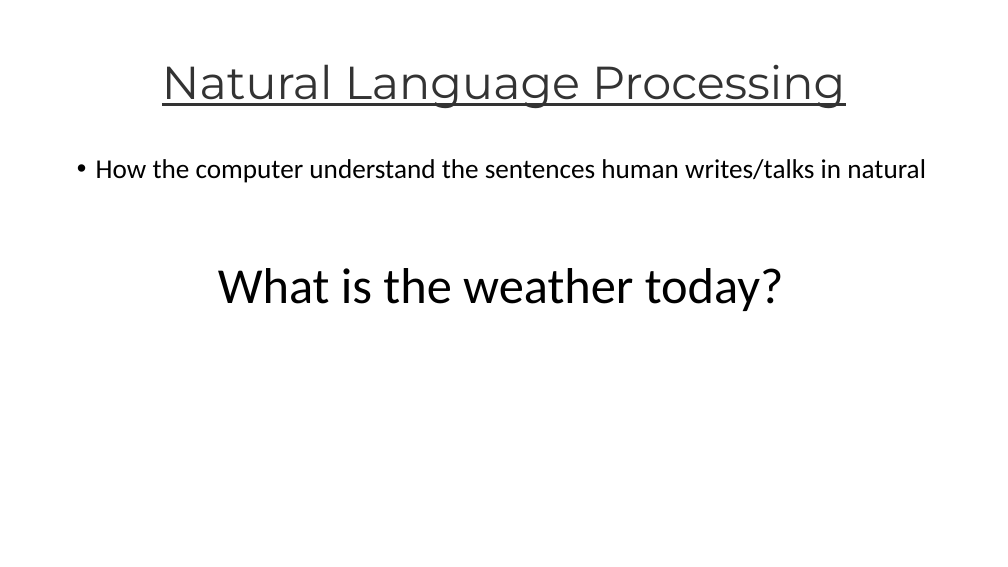
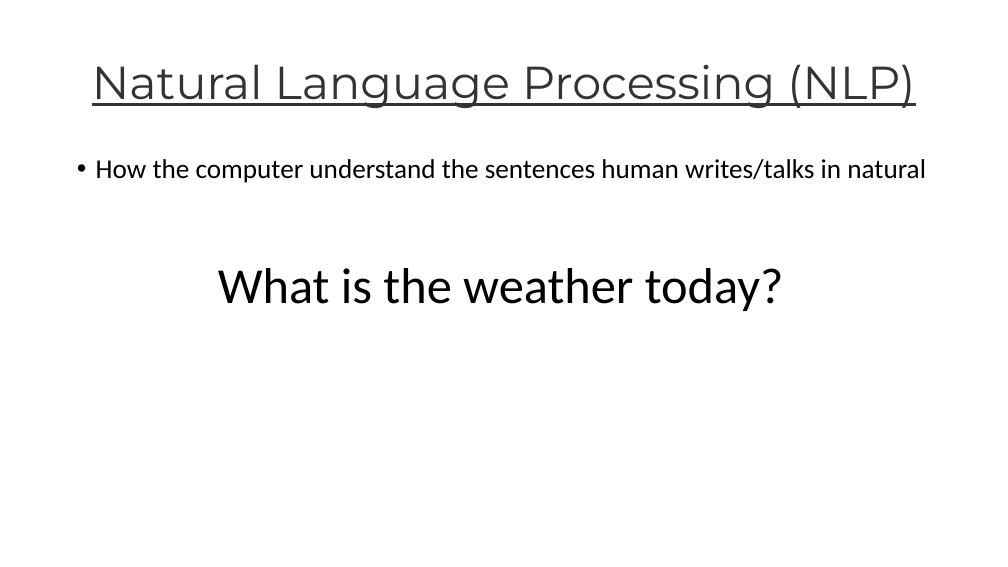
Before and after one commit to casey46ckc/Asso-yr2-FYP, a slide deck: slide 8 of fyp powerpoint/Fyp_revised_v1.1.pptx. Drawn at 1008x567 pixels with LibreOffice and Linux fonts; fonts in the diff are those of the drawing; background and template pictures are left out. Boxes give left, top, right and bottom in pixels: in the first picture for what was removed or moved away, otherwise in the second. Text is boxed around its words. In the diff, an @@ line names an element or a change of style, - is before the commit and + after.

```diff
--- a/fyp powerpoint/Fyp_revised_v1.1.pptx
+++ b/fyp powerpoint/Fyp_revised_v1.1.pptx
@@ title at (92, 64, 915, 108): text changed @@
-Natural Language Processing
+Natural Language Processing (NLP)
```
Also in this commit, not shown: 8 other slides changed, 1 slide added, 2 other files.
